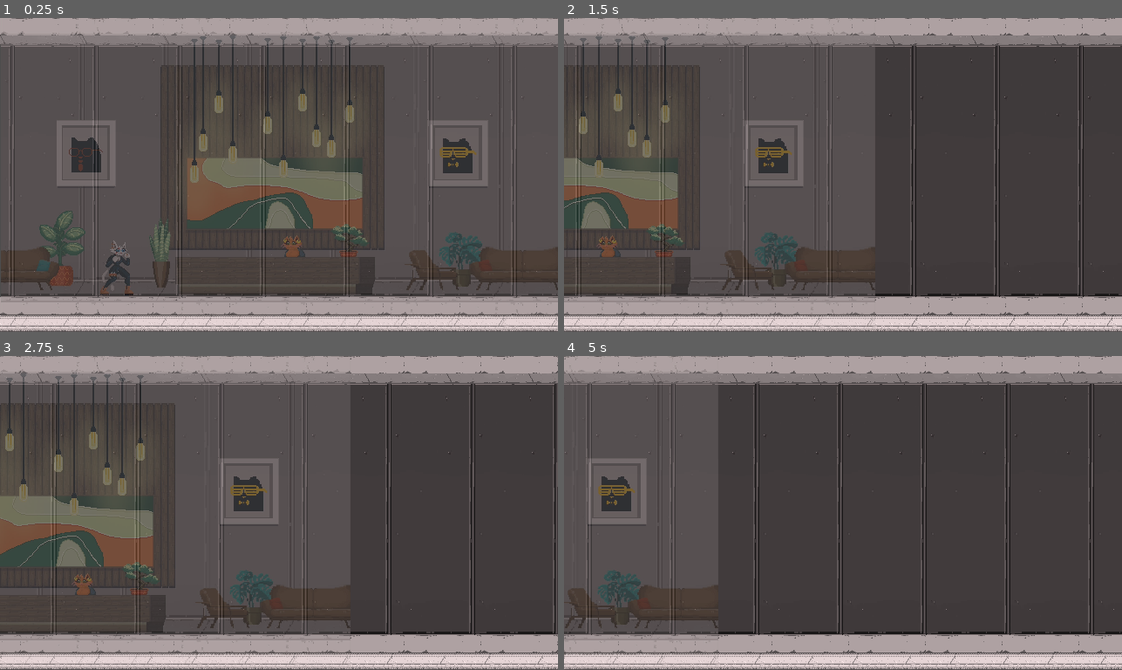
Above: before the commit, frames 1-4 (two rows, left to right).
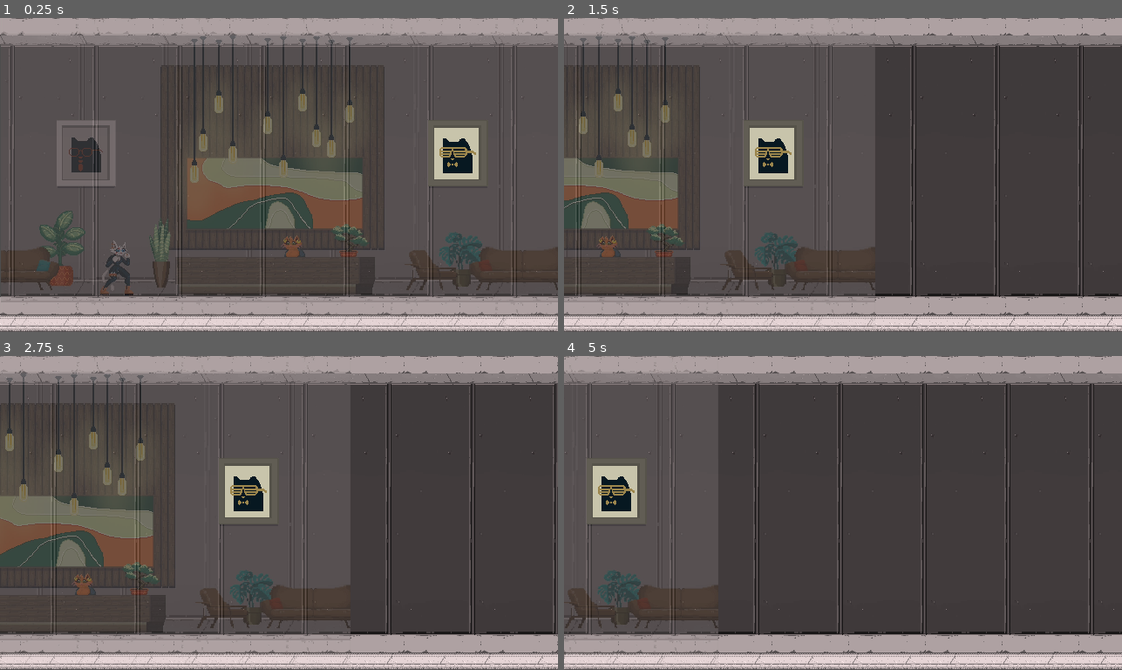
Above: after the commit, the same moments.

Repository: bogdanbartis/feral-level-editor
Game: Godot game, scene res://levels/testing-01.tscn
The game is run twice, just before and just after one commit, with the same random seed, the same clock (stepped at 60 frames per second) and the same inputs. This scene is started directly instead of the project's main scene.
Inputs (mouse positions are in pixels of both pictures, inside the frame that each line leads up to):
- Up to frame 1 (0.25 s): no input
- Up to frame 2 (1.5 s): tap Enter (ui_accept) at 0.5, 0.77 s; move the mouse to (965, 159) at 0.52 s; hold D (move_right) from 0.53 s (still down); click (965, 159) at 0.67 s; move the mouse to (731, 190) at 1.27 s
- Up to frame 3 (2.75 s): tap Enter (ui_accept) at 1.52 s; move the mouse to (334, 443) at 2.02 s; release D (move_right) at 2.03 s; hold A (move_left) from 2.03 s (still down)
- Up to frame 4 (5 s): move the mouse to (815, 575) at 2.77 s; release A (move_left) at 2.78 s; hold D (move_right) 2.78-4.28 s; click (815, 575) at 2.92 s; tap Enter (ui_accept) at 3.02, 3.77, 4.52 s; move the mouse to (1010, 560) at 3.52 s; move the mouse to (675, 465) at 4.27 s; hold A (move_left) from 4.28 s (still down)

The runs differ from the first frame. In frame 1, 1.4% of the frame differs, in the area x 77-88%, y 32-54%; in frame 2, 1.4%; in frame 3, 1.4%; in frame 4, 1.4%.

Commit message:
Added cat painting

Diff:
--- a/levels/testing-01.tscn
+++ b/levels/testing-01.tscn
@@ -6,6 +6,7 @@
 [ext_resource type="Texture2D" uid="uid://dsnd2vhqhurhy" path="res://sprites/testing/graphics/sidewalk-tile.png" id="3_q4tca"]
 [ext_resource type="Texture2D" uid="uid://dcxiacwyd5lnv" path="res://sprites/city_environment/graphics/ceeling-concrete-large.png" id="5_bjiek"]
 [ext_resource type="Texture2D" uid="uid://ce4rjpjwl7cm3" path="res://sprites/testing/reference.png" id="6_abk84"]
+[ext_resource type="Texture2D" uid="uid://c3ebv7ulosbvv" path="res://sprites/testing/graphics/Cat-Painting---03.png" id="7_abk84"]
 
 [node name="testing" type="Node2D"]
 metadata/_edit_vertical_guides_ = [0.0, 640.0]
@@ -1385,3 +1386,13 @@
 scale = Vector2(0.2346, 0.2346)
 texture = ExtResource("6_abk84")
 metadata/_edit_lock_ = true
+
+[node name="CatPainting03" type="Sprite2D" parent="."]
+position = Vector2(491.803, 117.09)
+texture = ExtResource("7_abk84")
+centered = false
+
+[node name="@Sprite2D@24067" type="Sprite2D" parent="."]
+position = Vector2(491.12, 117.09)
+texture = ExtResource("7_abk84")
+centered = false
Not shown: 1 places in levels/testing-01.tscn that only renumber resources
